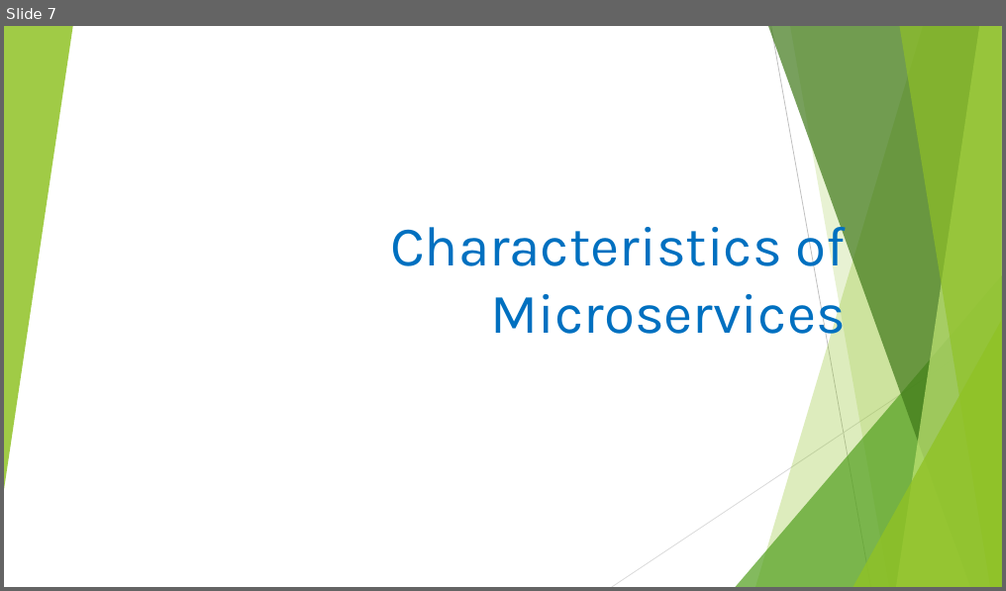
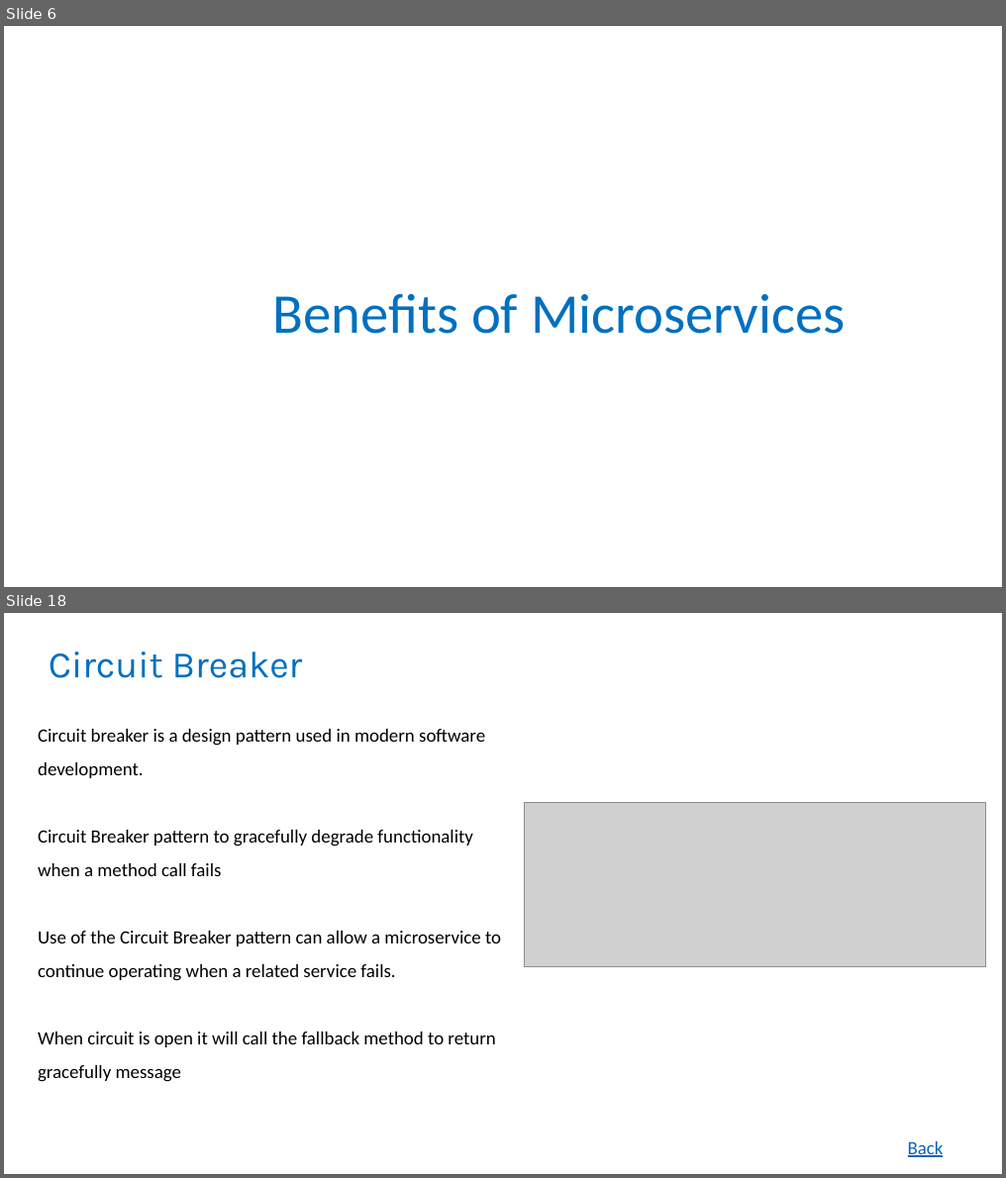
Before and after one commit to rameshbgm/Microservice, a slide deck: Micro Services.pptx. Shown one above the other, each under a label of ours: slide 7 before the commit, slides 6 and 18 after it; the slides between them are not shown. The pictures are 1006x591 and 1006x1178 pixels, drawn with LibreOffice and Linux fonts; fonts in the diff are those of the drawing; grey boxes stand for pictures. Boxes give left, top, right and bottom in pixels: in the first picture for what was removed or moved away, otherwise in the second. Text is boxed around its words. In the diff, an @@ line names an element or a change of style, - is before the commit and + after.

```diff
--- a/Micro Services.pptx
+++ b/Micro Services.pptx
@@ slide 18 added at box(4, 613, 1002, 1174), background #FFFFFF @@
@@ title added at box(49, 652, 303, 678), 36 pt, text #0070C0 @@
+Circuit Breaker
@@ text added at box(38, 729, 501, 1082), 18 pt, text #000000 @@
+Circuit breaker is a design pattern used in modern software development.
+Circuit Breaker pattern to gracefully degrade functionality when a method call fails
+Use of the Circuit Breaker pattern can allow a microservice to continue operating when a related service fails.
+When circuit is open it will call the fallback method to return gracefully message
@@ picture added at box(525, 802, 985, 966) @@
@@ text added at box(908, 1142, 944, 1157), 18 pt, text #0563C1, underline @@
+Back
@@ what was slide 7 is now slide 6 @@
@@ slide 6 changed as well @@
@@ group removed at box(4, 26, 1002, 587): 5 freeform shapes, 3 triangles, 2 lines @@
@@ text at box(273, 293, 845, 334): text changed; font Karla to Calibri @@
-Characteristics of Microservices
+Benefits of Microservices
```
Also in this commit, not shown: 16 other slides changed, 3 other slides added, 6 slides removed.
